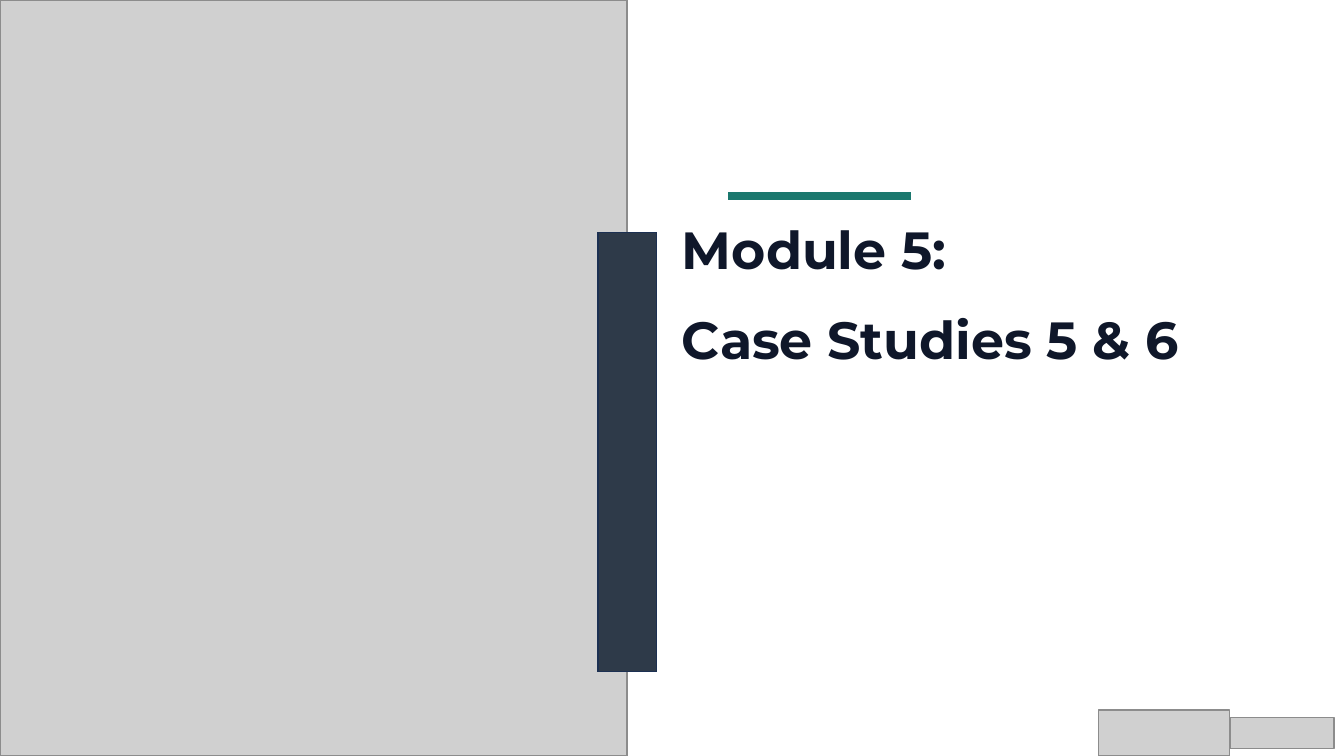
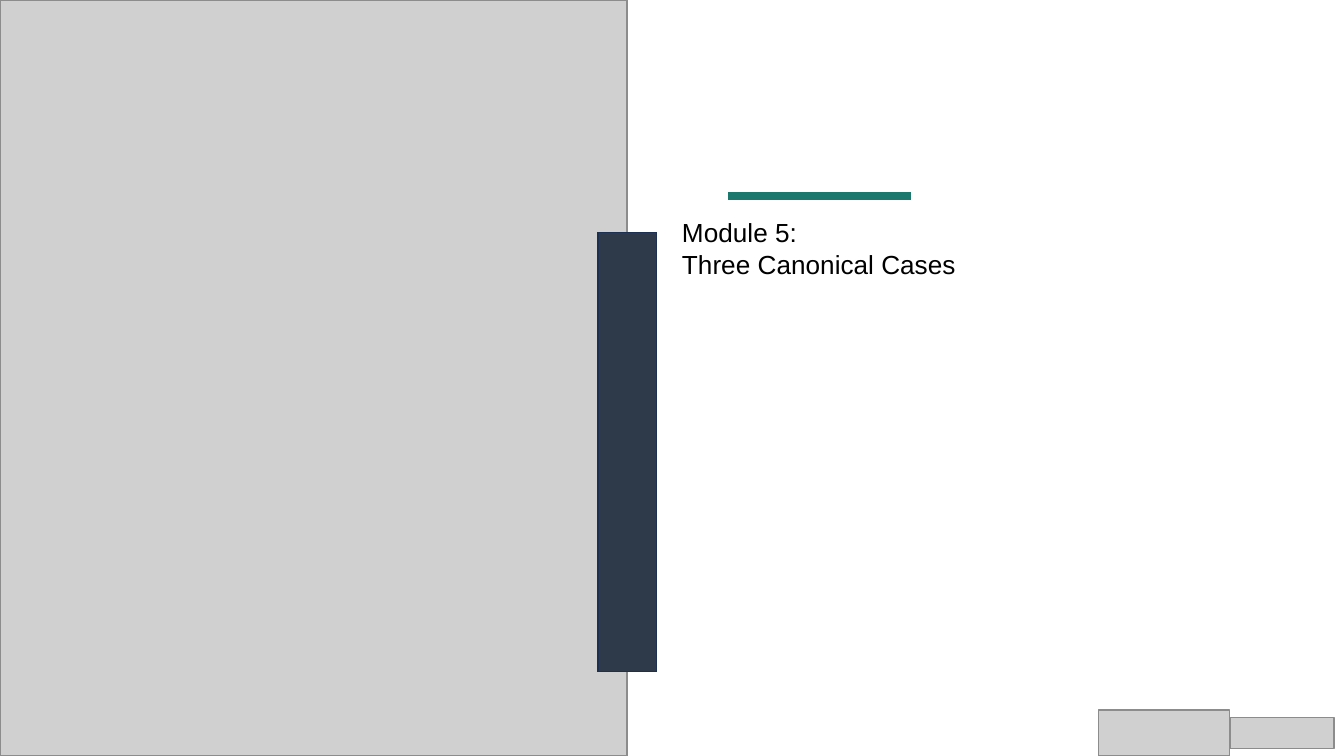
Before and after one commit to tah-allotrope/dppa-case, a slide deck: slide 22 of ceba/CEBA DPPA 2026.pptx. Drawn at 1344x756 pixels with LibreOffice and Linux fonts; fonts in the diff are those of the drawing; grey boxes stand for pictures. Boxes give left, top, right and bottom in pixels: in the first picture for what was removed or moved away, otherwise in the second. Text is boxed around its words. In the diff, an @@ line names an element or a change of style, - is before the commit and + after.

```diff
--- a/ceba/CEBA DPPA 2026.pptx
+++ b/ceba/CEBA DPPA 2026.pptx
@@ text at [682,223,955,275]: text changed; size 28 to 14 pt; font Montserrat to Arial; text colour #0F172A to #000000; bold off @@
-Module 5:
-Case Studies 5 & 6
+Module 5:
+Three Canonical Cases
```
Also in this commit, not shown: 6 other slides changed, 7 other files.
